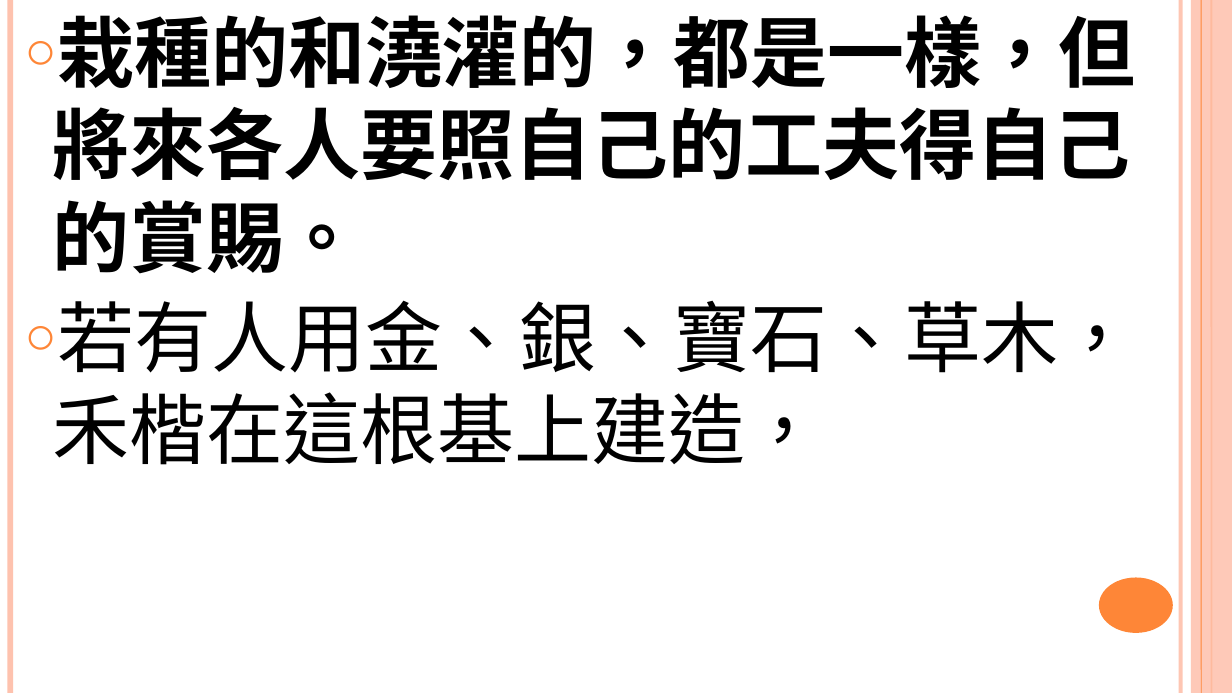
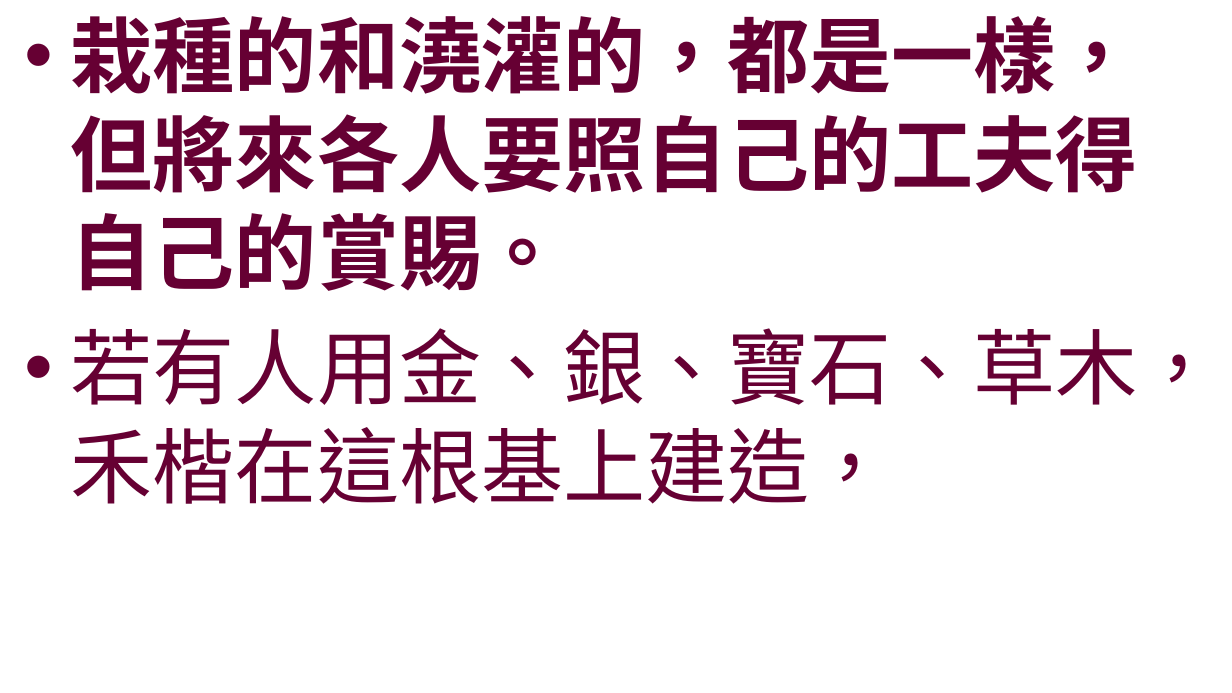
Before and after one commit to batisuoc/worship-resources, a slide deck: slide 4 of 56事奉.pptx. Drawn at 1232x693 pixels with LibreOffice and Linux fonts; fonts in the diff are those of the drawing; background and template pictures are left out. Boxes give left, top, right and bottom in pixels: in the first picture for what was removed or moved away, otherwise in the second. Text is boxed around its words. In the diff, an @@ line names an element or a change of style, - is before the commit and + after.

```diff
--- a/56事奉.pptx
+++ b/56事奉.pptx
@@ line removed from (10, 0) to (10, 693) @@
@@ text "栽種的和澆灌的，都是一樣，但將來各人要照自己的工夫得自己的賞賜。" at (x1=71, y1=16, x2=1220, y2=504): size 60 to 64 pt, text colour #000000 to #660033; bullet ○ to •; more space between paragraphs @@
@@ line removed from (1181, 0) to (1181, 693) @@
@@ rectangle removed at (x1=1191, y1=0, x2=1232, y2=693) @@
@@ line removed from (1202, 0) to (1202, 693) @@
@@ line removed from (1212, 0) to (1212, 693) @@
@@ ellipse removed at (x1=1099, y1=578, x2=1173, y2=633) @@
```
Also in this commit, not shown: 5 other slides changed.
